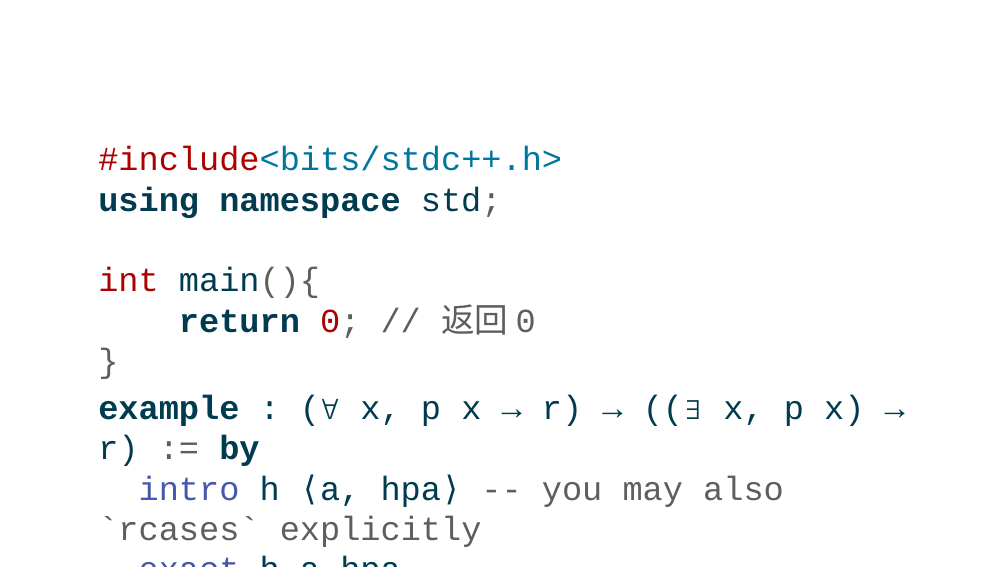
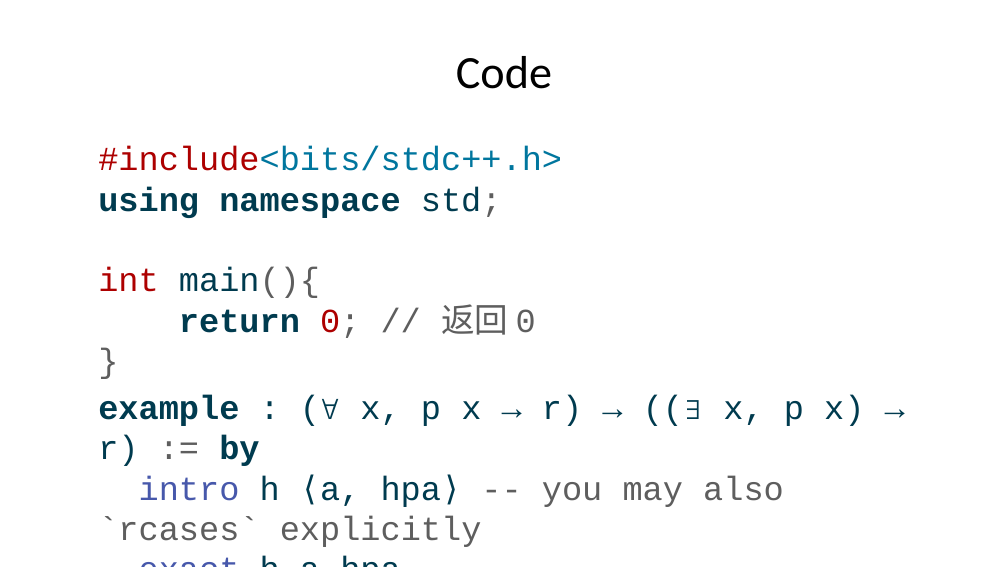
Before and after one commit to sun123zxy/sunquartex, a slide deck: slide 9 of examples/enpre.pptx (slide 13 before the commit). Drawn at 1008x567 pixels with LibreOffice and Linux fonts; fonts in the diff are those of the drawing. Boxes give left, top, right and bottom in pixels: in the first picture for what was removed or moved away, otherwise in the second. Text is boxed around its words. In the diff, an @@ line names an element or a change of style, - is before the commit and + after.

```diff
--- a/examples/enpre.pptx
+++ b/examples/enpre.pptx
@@ title added at <box>456,56,552,89</box>, 33 pt, text #000000 @@
+Code
```
Also in this commit, not shown: 7 other slides changed, 8 slides removed, 27 other files.
